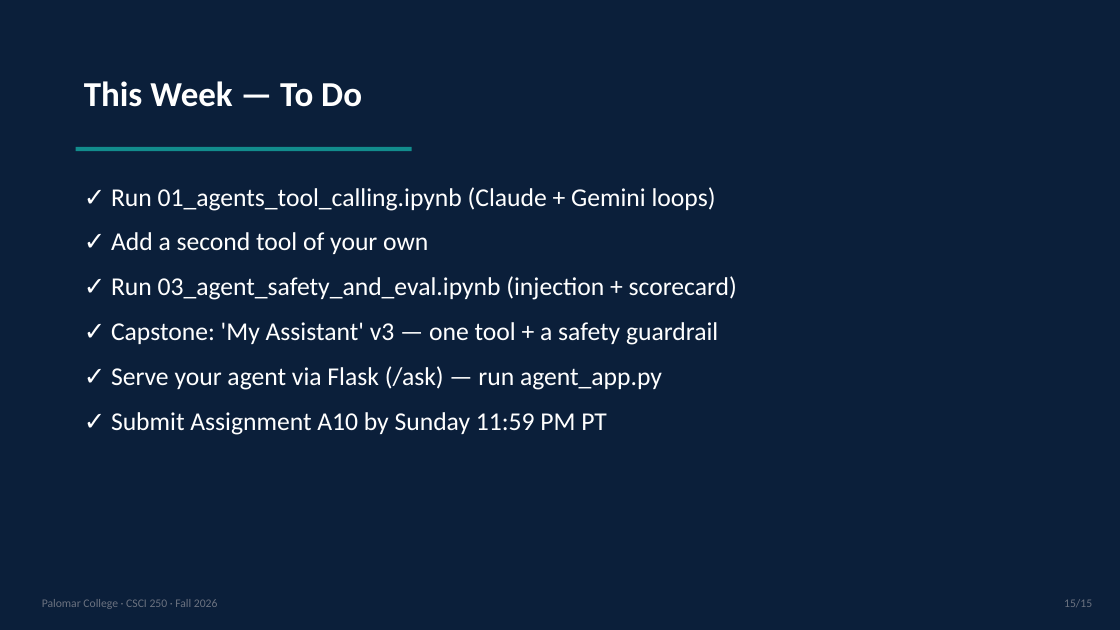
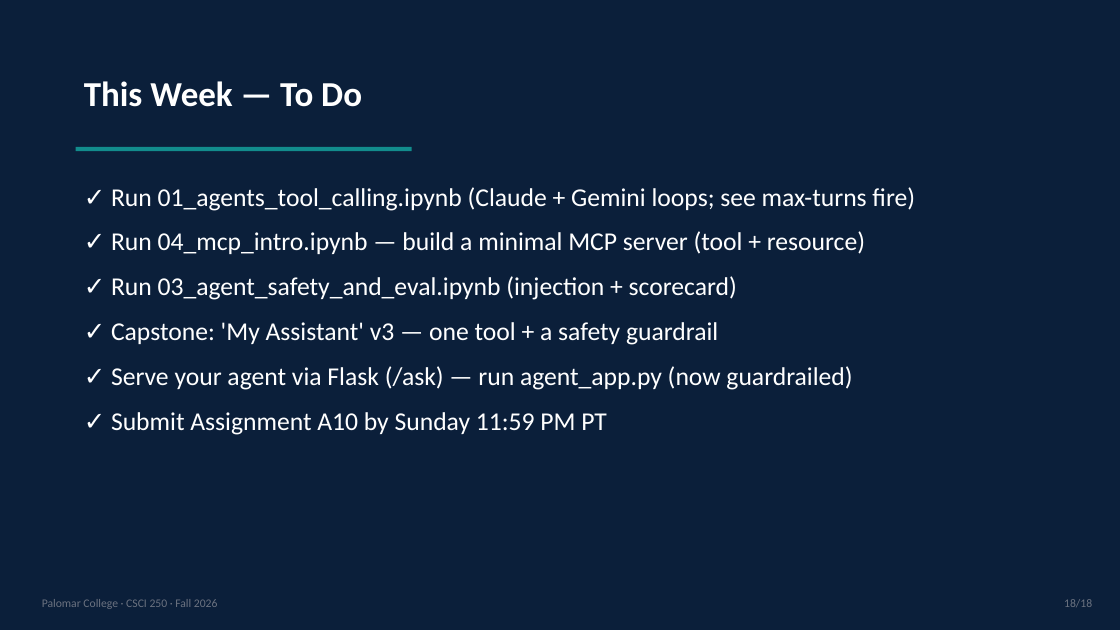
Before and after one commit to gheniabla/intro2ai, a slide deck: slide 18 of CSCI250-Fall2026/content/Week13_Agents-MCP/slides.pptx (slide 15 before the commit). Drawn at 1120x630 pixels with LibreOffice and Linux fonts; fonts in the diff are those of the drawing. Boxes give left, top, right and bottom in pixels: in the first picture for what was removed or moved away, otherwise in the second. Text is boxed around its words. In the diff, an @@ line names an element or a change of style, - is before the commit and + after.

```diff
--- a/CSCI250-Fall2026/content/Week13_Agents-MCP/slides.pptx
+++ b/CSCI250-Fall2026/content/Week13_Agents-MCP/slides.pptx
@@ text at (x1=111, y1=187, x2=915, y2=254): text changed @@
-✓ Run 01_agents_tool_calling.ipynb (Claude + Gemini loops)
-✓ Add a second tool of your own
+✓ Run 01_agents_tool_calling.ipynb (Claude + Gemini loops; see max-turns fire)
+✓ Run 04_mcp_intro.ipynb — build a minimal MCP server (tool + resource)
@@ text at (x1=111, y1=366, x2=852, y2=390): text changed @@
-✓ Serve your agent via Flask (/ask) — run agent_app.py
+✓ Serve your agent via Flask (/ask) — run agent_app.py (now guardrailed)
@@ text at (x1=1064, y1=599, x2=1092, y2=607): text changed @@
-15/15
+18/18
```
Also in this commit, not shown: 11 other slides changed, 3 slides added, 51 other files.
